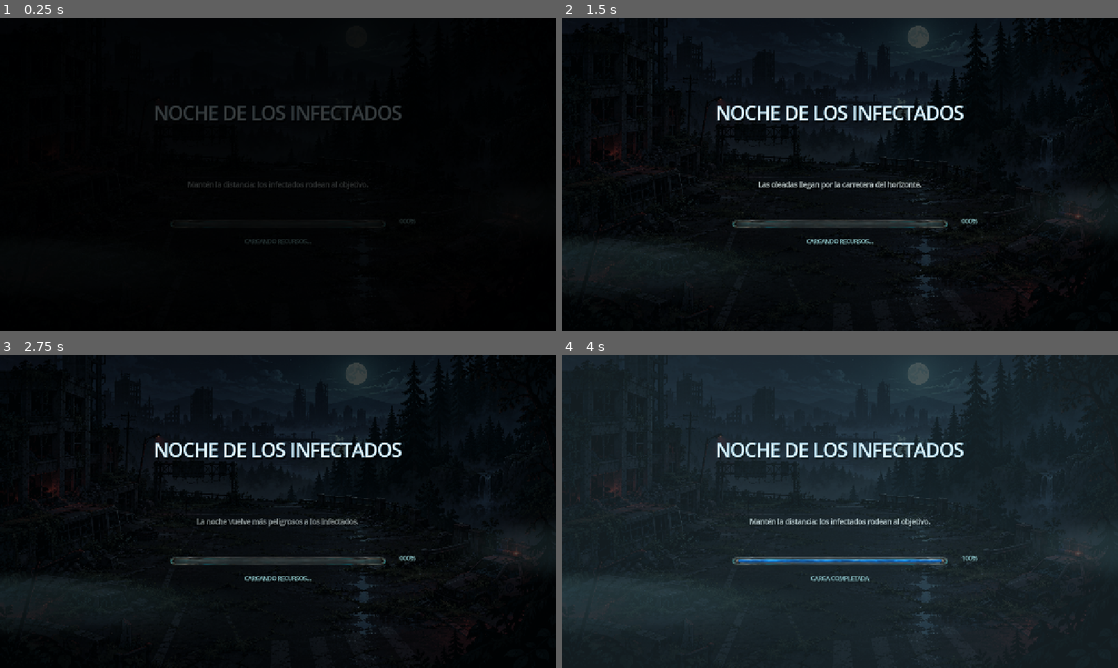
Above: before the commit, frames 1-4 (two rows, left to right).
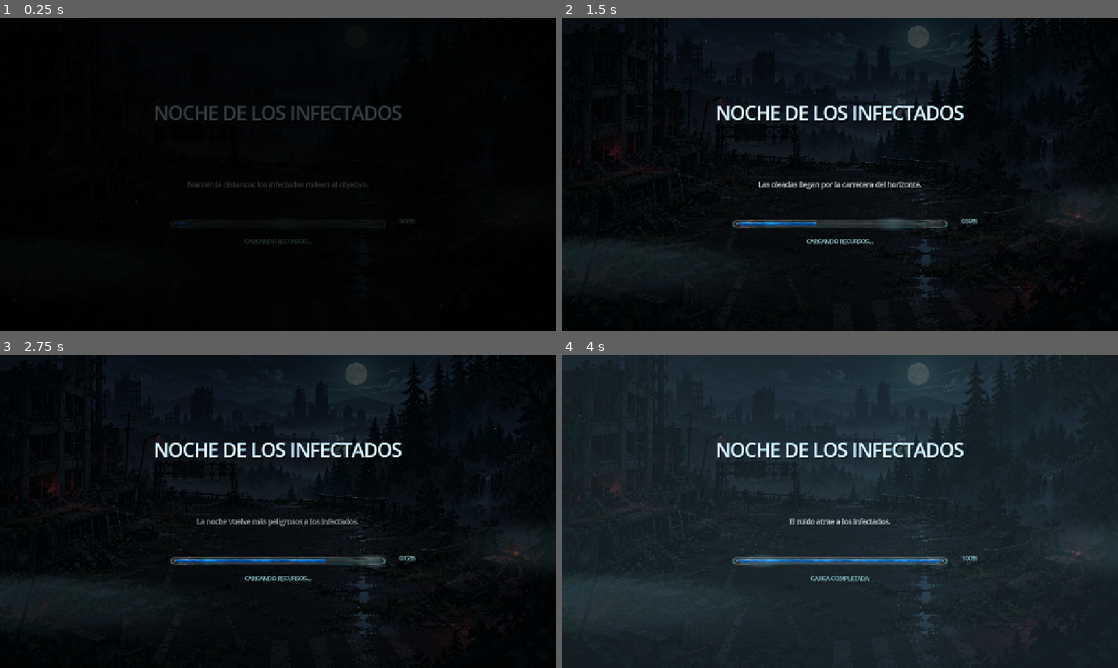
Above: after the commit, the same moments.

Repository: scorpio21/Juego_Zombi
Game: Godot game, scene res://scenes/ui/loading_screen.tscn
Same seed, same stepped clock (60 frames per second), same inputs: the game is played once before the commit and once after it.
Inputs (mouse positions are in pixels of both pictures, inside the frame that each line leads up to):
- Up to frame 1 (0.25 s): no input
- Up to frame 2 (1.5 s): tap Enter at 0.5 s; move the mouse to (962, 158) at 0.52 s; press the mouse at (962, 158) at 0.53 s; hold D (move_right) 0.53-1.25 s; release the mouse at (962, 158) at 1.25 s; drag from (728, 190) to (812, 237) at 1.27 s
- Up to frame 3 (2.75 s): move the mouse to (333, 442) at 2.02 s; hold D (move_right) from 2.03 s (still down); tap R at 2.1 s; click (333, 442) at 2.17 s
- Up to frame 4 (4 s): release D (move_right) at 2.75 s; drag from (812, 574) to (673, 464) at 2.77 s; move the mouse to (1006, 558) at 3.52 s; hold A (move_left) from 3.53 s (still down); hold Shift from 3.53 s (still down); click (1006, 558) at 3.67 s

The runs differ from the first frame. In frame 1, less than 0.1% of the frame differs, in the area x 2-91%, y 25-93%; in frame 2, 0.2%; in frame 3, 0.4%; in frame 4, 0.5%, in the area x 1-97%, y 19-94%.

Commit message:
Improve cinematic loading progress and ambience

Diff:
--- a/scripts/AudioManager.gd
+++ b/scripts/AudioManager.gd
@@ -14,6 +14,7 @@
 const UPGRADE_BUS := "Upgrades"
 const UI_BUS := "UI"
 const AMBIENT_BUS := "Ambient"
+const MUSIC_BUS := "Music"
 const WORLD_BUS := "World"
 const SOUND_DURATION := 0.42
 var _players: Array[AudioStreamPlayer] = []
@@ -24,30 +25,48 @@
 var _ambient_player: AudioStreamPlayer
 var _ambient_playback: AudioStreamGeneratorPlayback
 var _ambient_time := 0.0
+var _music_player: AudioStreamPlayer
+var _music_playback: AudioStreamGeneratorPlayback
+var _music_time := 0.0
 
 func _ready() -> void:
 	_ensure_upgrade_bus()
 	_ensure_bus(UI_BUS, -2.0)
 	_ensure_bus(AMBIENT_BUS, -12.0)
+	_ensure_bus(MUSIC_BUS, -14.0)
 	_ensure_bus(WORLD_BUS, -1.0)
 	_build_player_pool()
 	set_process(true)
 
 func _process(delta: float) -> void:
-	if _ambient_playback == null:
-		return
-	_ambient_time += delta
-	var frames_available := mini(_ambient_playback.get_frames_available(), 1024)
-	for frame in range(frames_available):
-		var t := _ambient_time + float(frame) / float(generator_mix_rate)
-		var wind := sin(TAU * 42.0 * t) * 0.022 + sin(TAU * 57.0 * t) * 0.012
-		var cricket_gate := maxf(0.0, sin(t * 1.7))
-		var crickets := sin(TAU * 2350.0 * t) * 0.006 * cricket_gate
-		var crow_phase := fmod(t, 7.0)
-		var crow := sin(TAU * (270.0 - crow_phase * 30.0) * t) * maxf(0.0, 1.0 - crow_phase * 2.8) * 0.012
-		var noise := randf_range(-0.006, 0.006)
-		var sample := clampf(wind + crickets + crow + noise, -0.08, 0.08)
-		_ambient_playback.push_frame(Vector2(sample, sample))
+	if _ambient_playback != null:
+		_ambient_time += delta
+		var ambient_frames := mini(_ambient_playback.get_frames_available(), 1024)
+		for frame in range(ambient_frames):
+			var ambient_t := _ambient_time + float(frame) / float(generator_mix_rate)
+			var wind := sin(TAU * 42.0 * ambient_t) * 0.022 + sin(TAU * 57.0 * ambient_t) * 0.012
+			var cricket_gate := maxf(0.0, sin(ambient_t * 1.7))
+			var crickets := sin(TAU * 2350.0 * ambient_t) * 0.006 * cricket_gate
+			var crow_phase := fmod(ambient_t, 7.0)
+			var crow := sin(TAU * (270.0 - crow_phase * 30.0) * ambient_t) * maxf(0.0, 1.0 - crow_phase * 2.8) * 0.012
+			var noise := randf_range(-0.006, 0.006)
+			var ambient_sample := clampf(wind + crickets + crow + noise, -0.08, 0.08)
+			_ambient_playback.push_frame(Vector2(ambient_sample, ambient_sample))
+	if _music_playback != null:
+		_music_time = fmod(_music_time + delta, 90.0)
+		var music_frames := mini(_music_playback.get_frames_available(), 1024)
+		for frame in range(music_frames):
+			var music_t := fmod(_music_time + float(frame) / float(generator_mix_rate), 90.0)
+			var drone := sin(TAU * 55.0 * music_t) * 0.025 + sin(TAU * 82.5 * music_t) * 0.012
+			var pad := sin(TAU * 110.0 * music_t + sin(music_t * 0.18) * 0.7) * 0.014
+			var note_clock := fmod(music_t, 12.0)
+			var note_index := floori(note_clock / 3.0)
+			var note_frequencies := [196.0, 233.0, 174.0, 261.0]
+			var note_t := fmod(note_clock, 3.0)
+			var note_env := sin(PI * note_t / 3.0) * 0.018
+			var piano := sin(TAU * float(note_frequencies[note_index]) * music_t) * note_env
+			var music_sample := clampf(drone + pad + piano, -0.09, 0.09)
+			_music_playback.push_frame(Vector2(music_sample, music_sample))
 
 func _ensure_bus(bus_name: String, volume_db: float) -> void:
 	var bus_index := AudioServer.get_bus_index(bus_name)
@@ -121,6 +140,28 @@
 	if is_instance_valid(_ambient_player):
 		_ambient_player.stop()
 	_ambient_playback = null
+
+func start_loading_music() -> void:
+	if is_instance_valid(_music_player) and _music_player.playing:
+		return
+	if not is_instance_valid(_music_player):
+		_music_player = AudioStreamPlayer.new()
+		_music_player.name = "LoadingCinematicMusic"
+		_music_player.bus = MUSIC_BUS
+		_music_player.volume_db = 0.0
+		add_child(_music_player)
+	var generator := AudioStreamGenerator.new()
+	generator.mix_rate = generator_mix_rate
+	generator.buffer_length = 0.35
+	_music_player.stream = generator
+	_music_time = 0.0
+	_music_player.play()
+	_music_playback = _music_player.get_stream_playback() as AudioStreamGeneratorPlayback
+
+func stop_loading_music() -> void:
+	if is_instance_valid(_music_player):
+		_music_player.stop()
+	_music_playback = null
 
 func play_ui_event(event_name: String) -> void:
 	_play_preset(_ui_preset(event_name), UI_BUS)
--- a/scripts/ui/loading_screen.gd
+++ b/scripts/ui/loading_screen.gd
@@ -9,7 +9,11 @@
 	"Mantén la distancia: los infectados rodean al objetivo.",
 	"Las oleadas llegan por la carretera del horizonte.",
 	"Busca mejoras que complementen tu estilo de supervivencia.",
-	"La noche vuelve más peligrosos a los infectados."
+	"La noche vuelve más peligrosos a los infectados.",
+	"El ruido atrae a los infectados.",
+	"No desperdicies munición.",
+	"Explora antes de que anochezca.",
+	"Las herramientas son tan importantes como las armas."
 ]
 
 var elapsed := 0.0
@@ -21,8 +25,11 @@
 var tip_index := 0
 var tip_timer := 0.0
 var fog_material: ShaderMaterial
+var bar_shine_material: ShaderMaterial
 var intro_black: ColorRect
 var outro_flash: ColorRect
+var logo_label: Label
+var dust_particles: GPUParticles2D
 var progress_bar: TextureProgressBar
 var progress_label: Label
 var tip_label: Label
@@ -35,6 +42,8 @@
 	var audio := get_node_or_null("/root/AudioManager")
 	if audio != null and audio.has_method("start_loading_ambience"):
 		audio.start_loading_ambience()
+	if audio != null and audio.has_method("start_loading_music"):
+		audio.start_loading_music()
 	# Se precarga en segundo plano el atlas pesado del escenario. La escena
 	# principal se instancia al terminar la duración mínima, ya con la pantalla
 	# cubriéndola para evitar cualquier parpadeo.
@@ -56,18 +65,30 @@
 		tip_tween.tween_property(tip_label, "modulate:a", 1.0, 0.20)
 	if fog_material != null:
 		fog_material.set_shader_parameter("time", elapsed)
+	if bar_shine_material != null:
+		bar_shine_material.set_shader_parameter("time", elapsed)
+	if logo_label != null:
+		var pulse := 0.94 + 0.06 * sin(elapsed * 1.8)
+		logo_label.modulate = Color(0.92 + pulse * 0.08, 0.97 + pulse * 0.03, 1.0, 1.0)
+	# La carga real puede terminar en milisegundos. La progresión visible se
+	# distribuye por toda la duración cinematográfica para que nunca aparezca
+	# clavada en 000%.
+	var timeline_progress := clampf(elapsed / MINIMUM_DURATION, 0.0, 1.0)
+	var actual_progress := 0.0
 	if load_status == ResourceLoader.THREAD_LOAD_IN_PROGRESS:
-		load_status = ResourceLoader.load_threaded_get_status(MAIN_SCENE_PATH, load_progress)
-		var actual_progress := clampf(float(load_progress[0]) * 100.0, 0.0, 100.0)
-		progress_bar.value = maxf(progress_bar.value, actual_progress)
-		progress_label.text = "%03d%%" % int(progress_bar.value)
+		load_status = ResourceLoader.load_threaded_get_status(WARMUP_RESOURCE_PATH, load_progress)
+		actual_progress = clampf(float(load_progress[0]) * 100.0, 0.0, 100.0)
 		status_label.text = "CARGANDO RECURSOS..."
 		if load_status == ResourceLoader.THREAD_LOAD_LOADED:
 			warmup_resource = ResourceLoader.load_threaded_get(WARMUP_RESOURCE_PATH)
 	elif load_status == ResourceLoader.THREAD_LOAD_FAILED:
 		status_label.text = "PREPARANDO LA NOCHE..."
-		progress_bar.value = maxf(progress_bar.value, 72.0)
-		progress_label.text = "%03d%%" % int(progress_bar.value)
+	var visible_progress := timeline_progress * 100.0
+	visible_progress = maxf(visible_progress, actual_progress)
+	if elapsed < MINIMUM_DURATION:
+		visible_progress = minf(99.0, visible_progress)
+	progress_bar.value = visible_progress
+	progress_label.text = "%03d%%" % int(visible_progress)
 	if loaded_scene == null and not scene_change_started and elapsed >= MINIMUM_DURATION:
 		loaded_scene = load(MAIN_SCENE_PATH) as PackedScene
 	if loaded_scene != null and not scene_change_started and elapsed >= MINIMUM_DURATION:
@@ -105,11 +126,11 @@
 	shade.color = Color(0.0, 0.0, 0.0, 0.22)
 	shade.mouse_filter = Control.MOUSE_FILTER_IGNORE
 	add_child(shade)
-	var title := _make_label("NOCHE DE LOS INFECTADOS", Vector2(150, 190), Vector2(980, 64), 42, Color("e7f7fb"))
-	title.horizontal_alignment = HORIZONTAL_ALIGNMENT_CENTER
-	title.add_theme_constant_override("outline_size", 5)
-	title.add_theme_color_override("font_outline_color", Color(0.08, 0.48, 0.72, 0.95))
-	add_child(title)
+	logo_label = _make_label("NOCHE DE LOS INFECTADOS", Vector2(150, 190), Vector2(980, 64), 42, Color("e7f7fb"))
+	logo_label.horizontal_alignment = HORIZONTAL_ALIGNMENT_CENTER
+	logo_label.add_theme_constant_override("outline_size", 5)
+	logo_label.add_theme_color_override("font_outline_color", Color(0.08, 0.48, 0.72, 0.95))
+	add_child(logo_label)
 	tip_label = _make_label(TIPS[0], Vector2(190, 372), Vector2(900, 34), 16, Color("d0dddd"))
 	tip_label.horizontal_alignment = HORIZONTAL_ALIGNMENT_CENTER
 	add_child(tip_label)
@@ -130,6 +151,38 @@
 	progress_bar.stretch_margin_bottom = 8
 	progress_bar.texture_filter = CanvasItem.TEXTURE_FILTER_LINEAR
 	add_child(progress_bar)
+	var bar_shine := ColorRect.new()
+	bar_shine.name = "MovingBarShine"
+	bar_shine.position = Vector2(390, 460)
+	bar_shine.size = Vector2(500, 28)
+	bar_shine.mouse_filter = Control.MOUSE_FILTER_IGNORE
+	bar_shine_material = ShaderMaterial.new()
+	var shine_shader := Shader.new()
+	shine_shader.code = "shader_type canvas_item;\nuniform float time = 0.0;\nvoid fragment(){float band=1.0-smoothstep(0.0,0.18,abs(fract(UV.x-time*0.16)-0.5)*2.0);COLOR=vec4(0.72,0.96,1.0,band*0.12);;}"
+	bar_shine_material.shader = shine_shader
+	bar_shine.material = bar_shine_material
+	add_child(bar_shine)
+	var particle_material := ParticleProcessMaterial.new()
+	particle_material.emission_shape = ParticleProcessMaterial.EMISSION_SHAPE_BOX
+	particle_material.emission_box_extents = Vector3(640.0, 340.0, 0.0)
+	particle_material.direction = Vector3(-0.12, -0.02, 0.0)
+	particle_material.initial_velocity_min = 3.0
+	particle_material.initial_velocity_max = 12.0
+	particle_material.gravity = Vector3.ZERO
+	particle_material.scale_min = 0.25
+	particle_material.scale_max = 0.8
+	dust_particles = GPUParticles2D.new()
+	dust_particles.name = "FloatingDust"
+	dust_particles.position = Vector2(640, 360)
+	dust_particles.amount = 34
+	dust_particles.lifetime = 5.0
+	dust_particles.preprocess = 3.0
+	dust_particles.process_material = particle_material
+	var dust_image := Image.create(3, 3, false, Image.FORMAT_RGBA8)
+	dust_image.fill(Color(0.72, 0.88, 0.88, 0.22))
+	dust_particles.texture = ImageTexture.create_from_image(dust_image)
+	dust_particles.z_index = 2
+	add_child(dust_particles)
 	progress_label = _make_label("000%", Vector2(920, 458), Vector2(80, 30), 14, Color("9bd8db"))
 	add_child(progress_label)
 	status_label = _make_label("PREPARANDO LA NOCHE...", Vector2(300, 505), Vector2(680, 28), 13, Color("9bd8db"))
@@ -179,6 +232,8 @@
 	var audio := get_node_or_null("/root/AudioManager")
 	if audio != null and audio.has_method("stop_loading_ambience"):
 		audio.stop_loading_ambience()
+	if audio != null and audio.has_method("stop_loading_music"):
+		audio.stop_loading_music()
 	if loaded_scene != null:
 		get_tree().change_scene_to_packed(loaded_scene)
 
@@ -186,3 +241,5 @@
 	var audio := get_node_or_null("/root/AudioManager")
 	if audio != null and audio.has_method("stop_loading_ambience"):
 		audio.stop_loading_ambience()
+	if audio != null and audio.has_method("stop_loading_music"):
+		audio.stop_loading_music()
